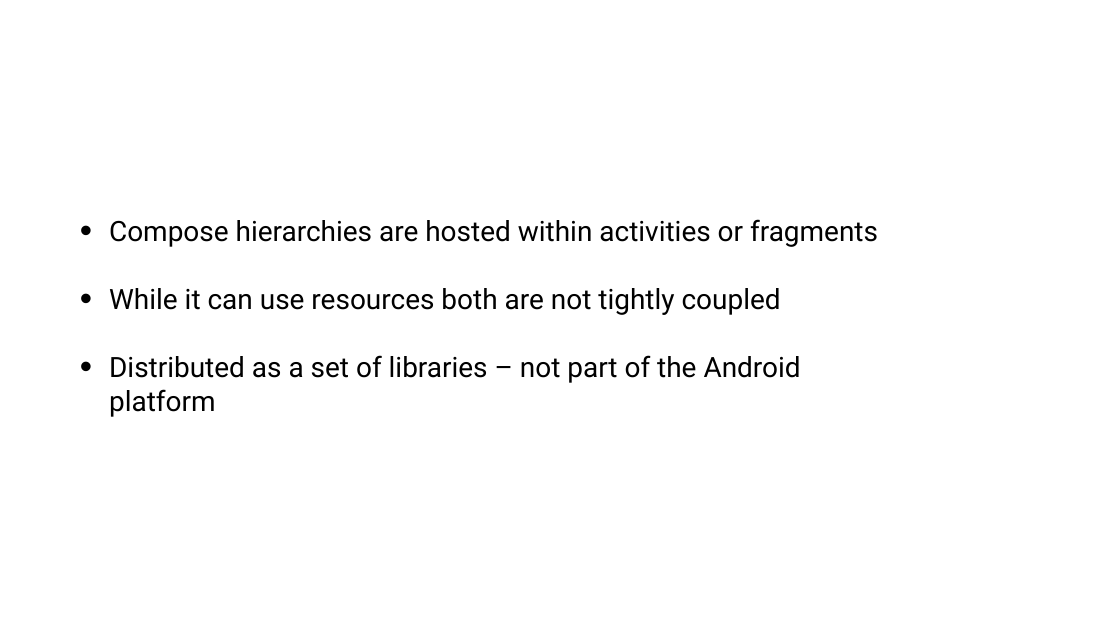
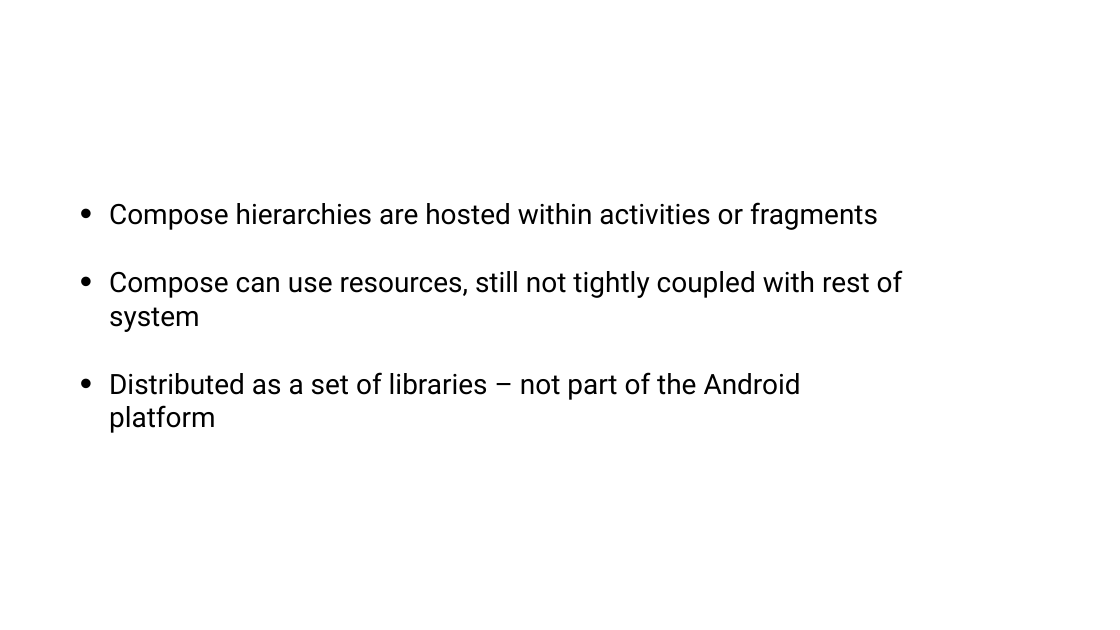
Before and after one commit to tkuenneth/compose_workshop, a slide deck: slide 3 of slides/06_Beyond Android.pptx. Drawn at 1120x630 pixels with LibreOffice and Linux fonts; fonts in the diff are those of the drawing; background and template pictures are left out. Boxes give left, top, right and bottom in pixels: in the first picture for what was removed or moved away, otherwise in the second. Text is boxed around its words. In the diff, an @@ line names an element or a change of style, - is before the commit and + after.

```diff
--- a/slides/06_Beyond Android.pptx
+++ b/slides/06_Beyond Android.pptx
@@ text at [109,270,903,332]: text changed @@
-• While it can use resources both are not tightly coupled
+• Compose can use resources, still not tightly coupled with rest of system
```
Also in this commit, not shown: 2 other slides changed, 8 slides added, 1 slide removed.
